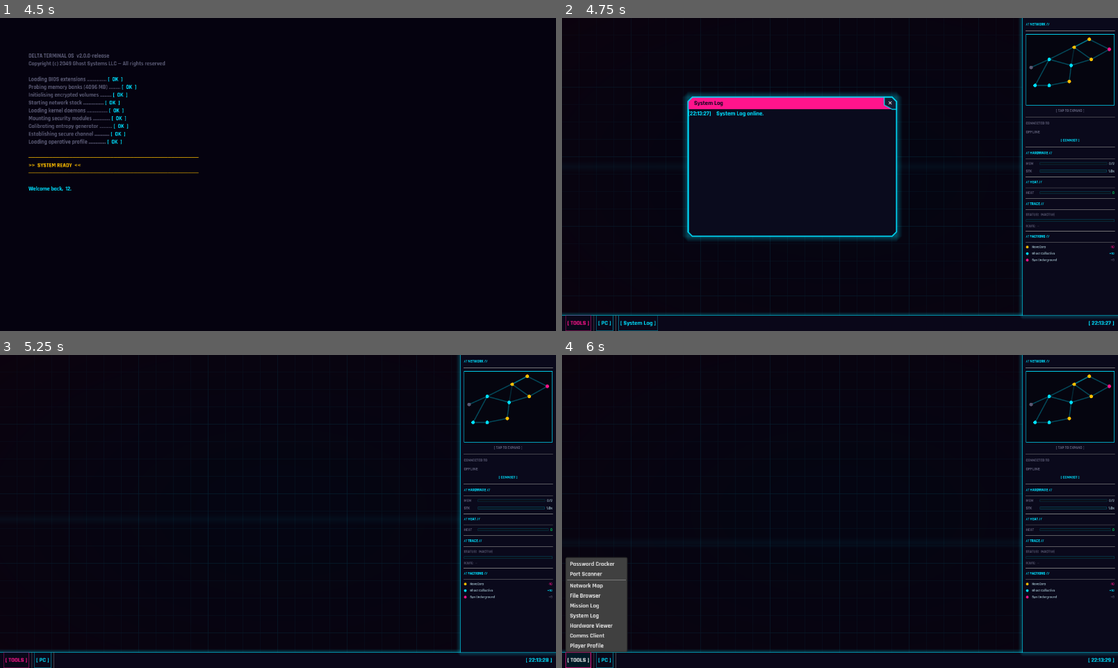
Above: before the commit, frames 1-4 (two rows, left to right).
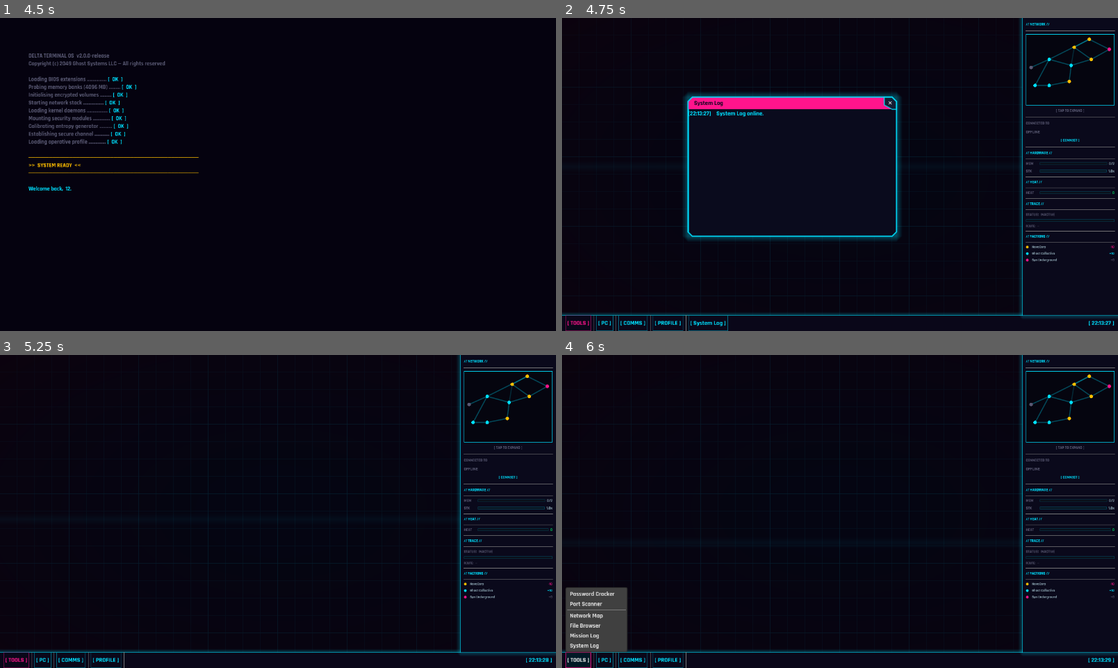
Above: after the commit, the same moments.

Repository: Sub-Xaero/Delta-Terminal-v2
Game: Godot game, scene res://scenes/main_menu.tscn
Two runs of this game, one before a commit and one after it. Both use one fixed random seed, a clock stepped at 60 frames per second and the inputs below.
Inputs (mouse positions are in pixels of both pictures, inside the frame that each line leads up to):
- Up to frame 1 (4.5 s): click "[ NEW GAME ]" at 0.5 s; click (278, 230) at 1.27 s; type "12" at 1.35 s; click "[ CONFIRM ]" at 2 s; tap Enter at 2.75, 4.25 s; move the mouse to (400, 158) at 2.77 s; click (400, 158) at 2.92 s; tap Space at 3.5 s; drag from (166, 190) to (250, 237) at 3.52 s; move the mouse to (333, 105) at 4.27 s; click (333, 105) at 4.42 s
- Up to frame 2 (4.75 s): no input
- Up to frame 3 (5.25 s): click "✕" at 5 s
- Up to frame 4 (6 s): click "[ TOOLS ]" at 5.75 s

Frame 1 is identical in both runs. In frame 2, 0.2% of the frame differs, in the area x 11-30%, y 94-100%; in frame 3, 0.1%; in frame 4, 1.6%, in the area x 0-23%, y 64-100%.

Commit message:
Add pinned toggle buttons for PC, Comms, Profile on taskbar

Diff:
--- a/scenes/desktop/desktop.gd
+++ b/scenes/desktop/desktop.gd
@@ -78,6 +78,14 @@
 	context_menu.popup()
 
 
+func _toggle_tool(scene: PackedScene, tool_name: String) -> void:
+	if window_manager.open_windows.has(tool_name):
+		EventBus.tool_closed.emit(tool_name)
+		window_manager.open_windows[tool_name].queue_free()
+	else:
+		window_manager.spawn_tool_window(scene, tool_name)
+
+
 func _has_exe(tool_name: String) -> bool:
 	if tool_name not in TOOL_EXE_REQUIREMENTS:
 		return true  # ungated tool
@@ -113,11 +121,11 @@
 		"System Log":
 			window_manager.spawn_tool_window(SystemLogScene, "System Log")
 		"Hardware Viewer":
-			window_manager.spawn_tool_window(HardwareViewerScene, "Hardware Viewer")
+			_toggle_tool(HardwareViewerScene, "Hardware Viewer")
 		"Comms Client":
-			window_manager.spawn_tool_window(CommsClientScene, "Comms Client")
+			_toggle_tool(CommsClientScene, "Comms Client")
 		"Player Profile":
-			window_manager.spawn_tool_window(PlayerProfileScene, "Player Profile")
+			_toggle_tool(PlayerProfileScene, "Player Profile")
 
 
 func _on_context_menu_id_pressed(id: int) -> void:
--- a/scenes/desktop/taskbar.gd
+++ b/scenes/desktop/taskbar.gd
@@ -18,10 +18,9 @@
 	"File Browser",
 	"Mission Log",
 	"System Log",
-	"Hardware Viewer",
-	"Comms Client",
-	"Player Profile",
 ]
+# Pinned tools — have dedicated taskbar buttons; excluded from TOOLS menu and dynamic buttons.
+const _PINNED_TOOLS: Array = ["Hardware Viewer", "Comms Client", "Player Profile"]
 
 @onready var task_items: HBoxContainer = $TaskItems
 @onready var clock_label: Label = $ClockLabel
@@ -38,7 +37,9 @@
 	_apply_theme()
 	_update_clock()
 	_add_tools_button()
-	_add_pc_button()
+	_add_pinned_button("[ PC ]",      "Hardware Viewer", Color(0.0, 0.88, 1.0))
+	_add_pinned_button("[ COMMS ]",   "Comms Client",    Color(0.0, 0.88, 1.0))
+	_add_pinned_button("[ PROFILE ]", "Player Profile",  Color(0.0, 0.88, 1.0))
 
 
 func _add_tools_button() -> void:
@@ -104,11 +105,11 @@
 	btn.add_theme_stylebox_override("focus",   n)
 
 
-func _add_pc_button() -> void:
+func _add_pinned_button(label: String, tool_name: String, color: Color) -> void:
 	var btn := Button.new()
-	btn.text = "[ PC ]"
-	_style_button(btn, Color(0.0, 0.88, 1.0))
-	btn.pressed.connect(func(): EventBus.open_tool_requested.emit("Hardware Viewer"))
+	btn.text = label
+	_style_button(btn, color)
+	btn.pressed.connect(func(): EventBus.open_tool_requested.emit(tool_name))
 	task_items.add_child(btn)
 
 	var sep := VSeparator.new()
@@ -145,6 +146,8 @@
 
 
 func _on_tool_opened(p_tool_name: String) -> void:
+	if p_tool_name in _PINNED_TOOLS:
+		return
 	if _task_buttons.has(p_tool_name):
 		return
 
